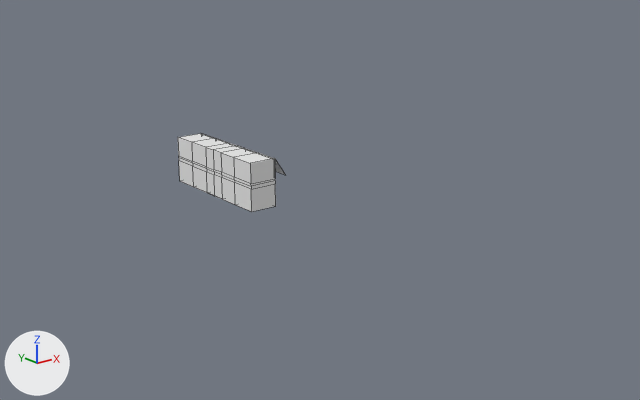
What one commit did to the Blender file house.blend.
Rendered twice from a 50 mm lens placed at (-33.5, -52.0, 16.7), pointed at (7.1, -1.3, -3.6). Arrows for +X, +Y and +Z are at lower left; the lights stay in place. Mesh edges are drawn as thin lines.
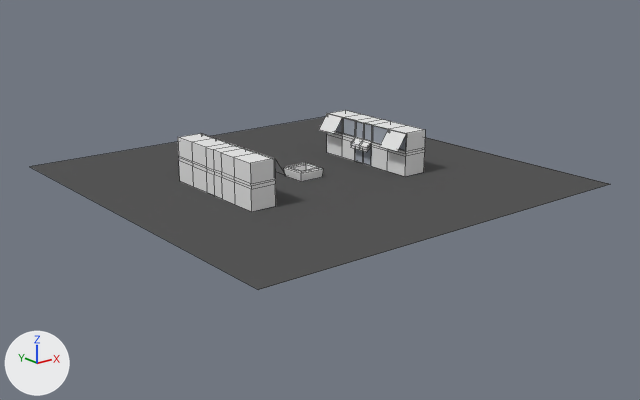
The newer file is also turned or shifted as a whole; pictures and numbers use the older file's frame.

Edits to the bpy script that builds the scene:
```text
Add mat_material:
    mat_material = diffuse_material('Material')
    mat_material.base_color = (0.0985, 0.0985, 0.0985)  # dark grey #585858
Add me_cube_000:
    me_cube_000.from_pydata(...)  # 147 vertices, 139 faces; spans x -4.85..4.73, y -8.03..-5.17, z 0.0..3.39
    # faces by material slot: [131, 8]
    me_cube_000.materials.append(mat_material_001)  # its picture is missing
    me_cube_000.materials.append(mat_glass)  # its picture is missing
Add me_plane:
    me_plane.from_pydata([(16.0, -16.6, 0.0), (-15.9, -16.6, 0.0), (16.0, 15.4, 0.0), (-15.9, 15.4, 0.0)], [], [(2, 3, 1, 0)])
    me_plane.materials.append(mat_material)  # dark grey #585858
Add me_cube:
    me_cube.from_pydata(...)  # 24 vertices, 22 faces; spans x -1.07..1.1, y -1.03..1.13, z 0.0..0.76
Add ob_cube_001:
    ob_cube_001 = bpy.data.objects.new('Cube.001', me_cube_000)
    ob_cube_001.location = (6.54, 0.0, -1.94)
    ob_cube_001.rotation_euler = (0.0, 0.0, 1.571)  # degrees (0, 0, 90)
Add ob_plane:
    ob_plane = bpy.data.objects.new('Plane', me_plane)
    ob_plane.location = (6.54, 0.0, -1.94)
    ob_plane.rotation_euler = (0.0, 0.0, 1.571)  # degrees (0, 0, 90)
Add ob_cube_002:
    ob_cube_002 = bpy.data.objects.new('Cube.002', me_cube)
    ob_cube_002.location = (6.54, 0.0, -1.94)
    ob_cube_002.rotation_euler = (0.0, 0.0, 1.571)  # degrees (0, 0, 90)
```

Pixel boxes (x1, y1, x2, y2) of what changed, in the pictures (640 x 400 px):
'Plane', added: after (30, 117, 610, 290)
'Cube.001', added: after (319, 110, 425, 177)
    faces in mat_material_001 (its picture is missing): (319, 110, 425, 177)
    faces in mat_glass (its picture is missing): (336, 118, 406, 165)
'Cube.002', added: after (284, 162, 324, 182)
